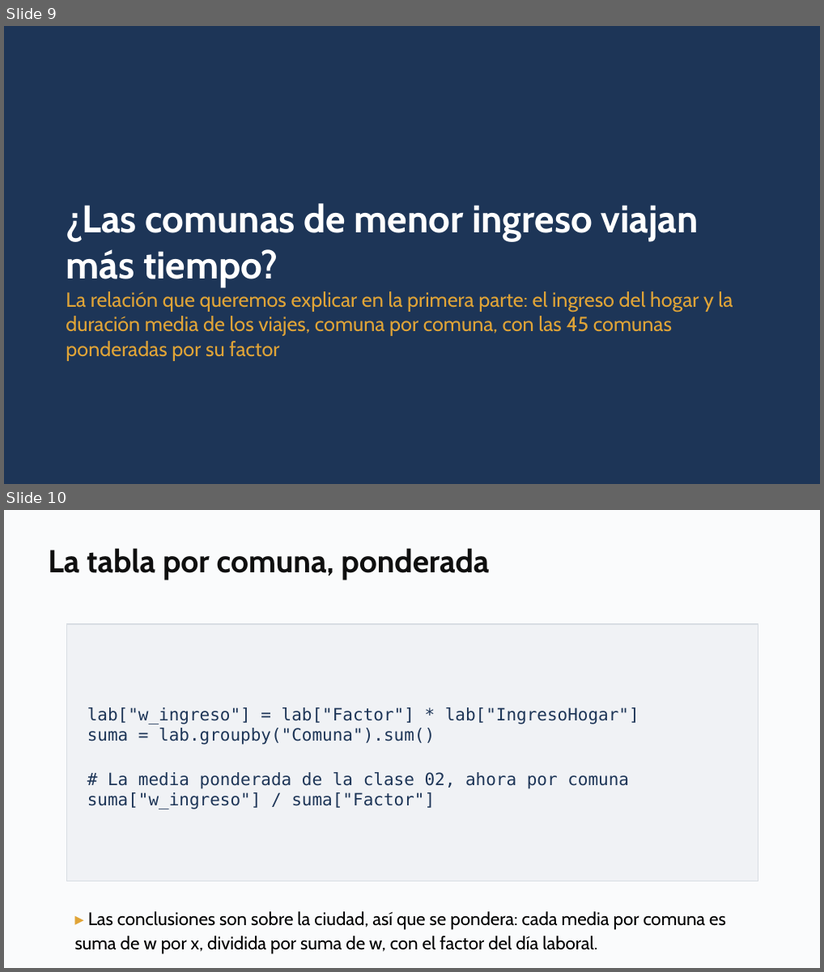
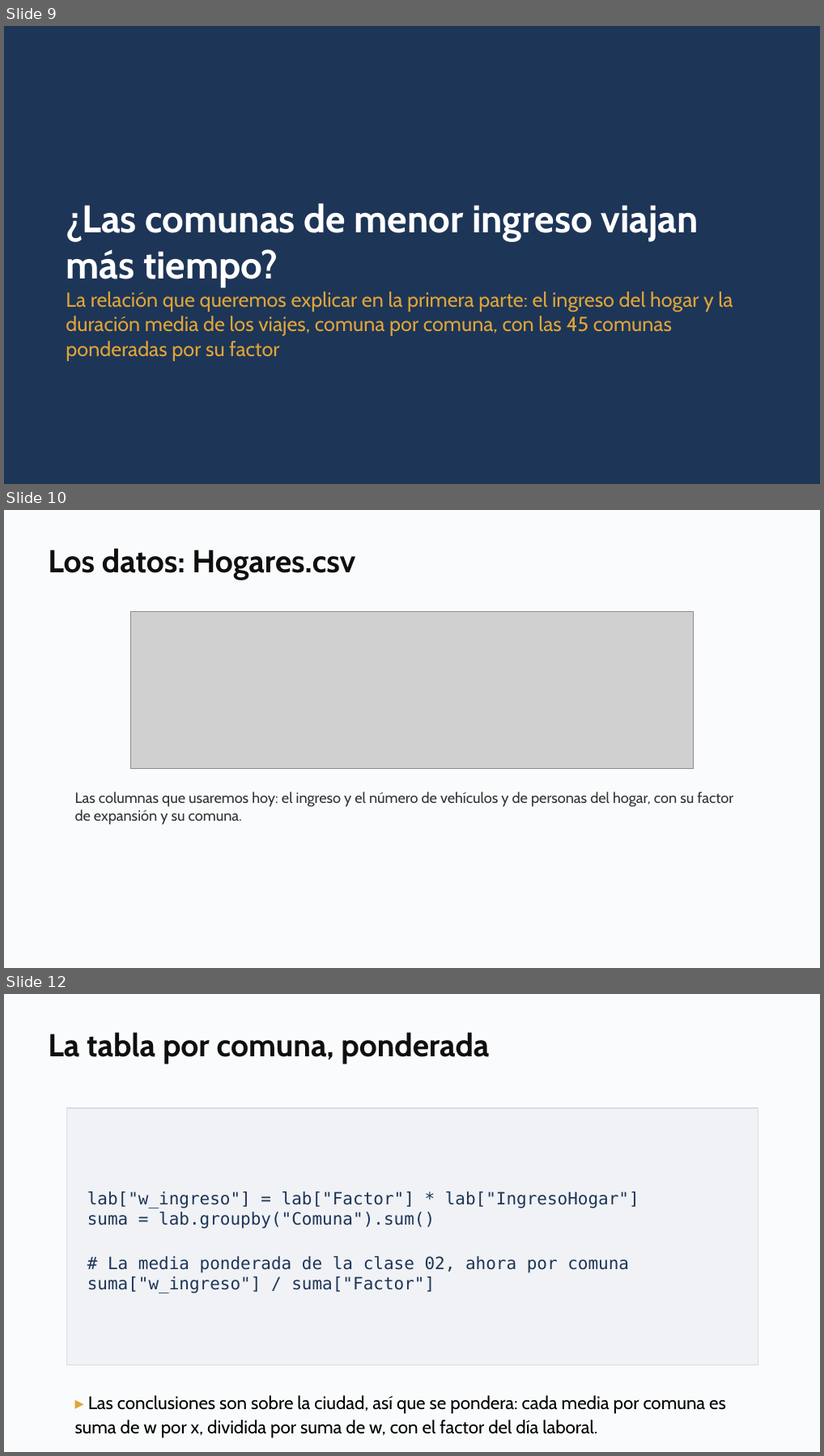
Before and after one commit to daniopitz/cienciadatos, a slide deck: presentaciones/clase04_regresion.pptx. Shown one above the other, each under a label of ours: slides 9 and 10 before the commit, slides 9, 10 and 12 after it; the slides between them are not shown. The pictures are 824x972 and 824x1456 pixels, drawn with LibreOffice and Linux fonts; fonts in the diff are those of the drawing; grey boxes stand for pictures. Boxes give left, top, right and bottom in pixels: in the first picture for what was removed or moved away, otherwise in the second. Text is boxed around its words. In the diff, an @@ line names an element or a change of style, - is before the commit and + after.

```diff
--- a/presentaciones/clase04_regresion.pptx
+++ b/presentaciones/clase04_regresion.pptx
@@ slide 10 added at [4, 510, 820, 968], background #FFFFFF @@
@@ rectangle added at [4, 510, 820, 968], fill #FAFBFC @@
@@ text added at [48, 548, 356, 580], 28 pt, text #0F0F0F, bold @@
+Los datos: Hogares.csv
@@ picture added at [130, 612, 694, 769] @@
@@ text added at [75, 792, 734, 825], 13 pt, text #333333 @@
+Las columnas que usaremos hoy: el ingreso y el número de vehículos y de personas del hogar, con su factor de expansión y su comuna.
@@ what was slide 10 is now slide 12 @@
```
Also in this commit, not shown: 2 slides changed, 2 other slides added, 1 other file.
